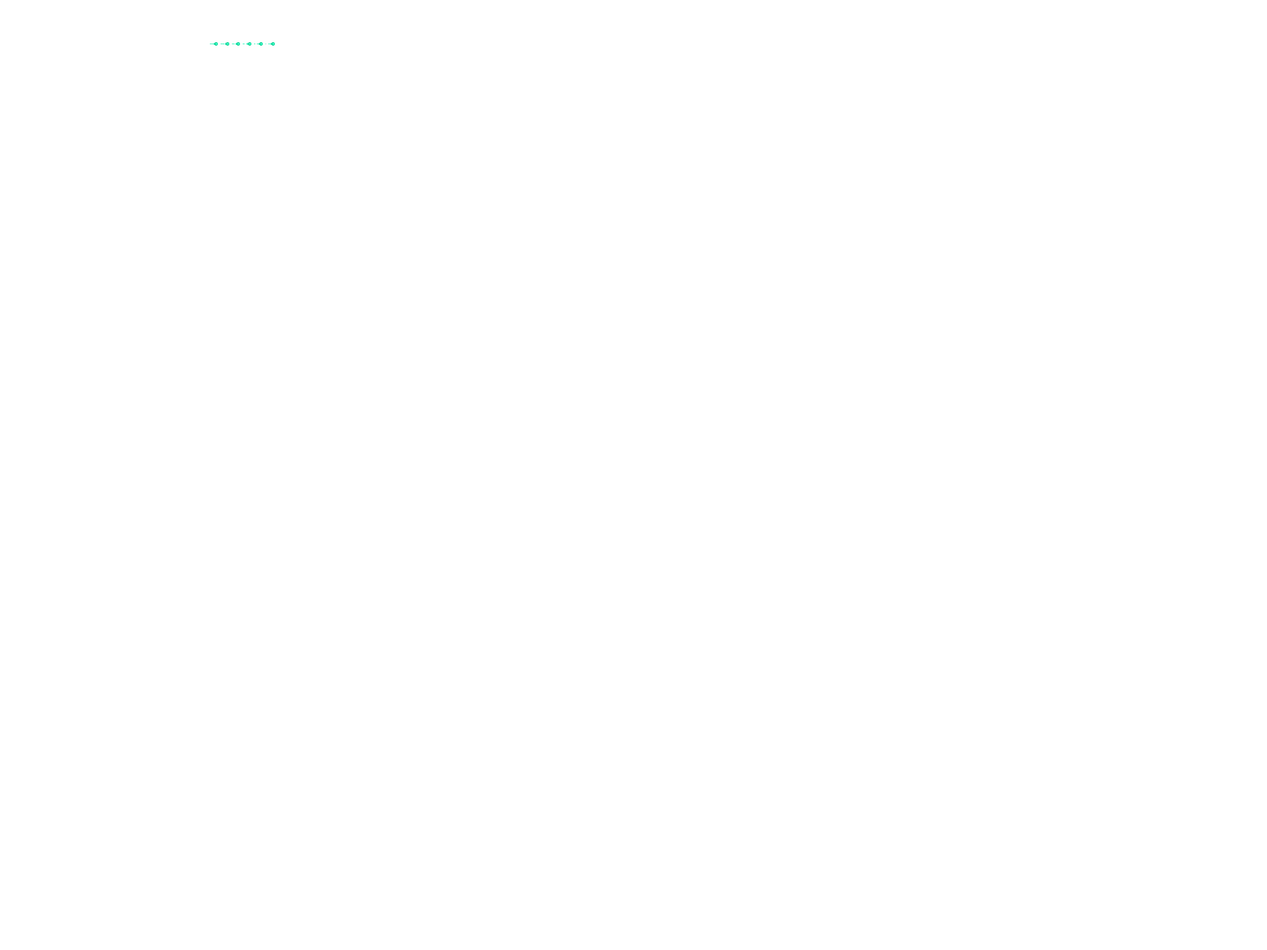
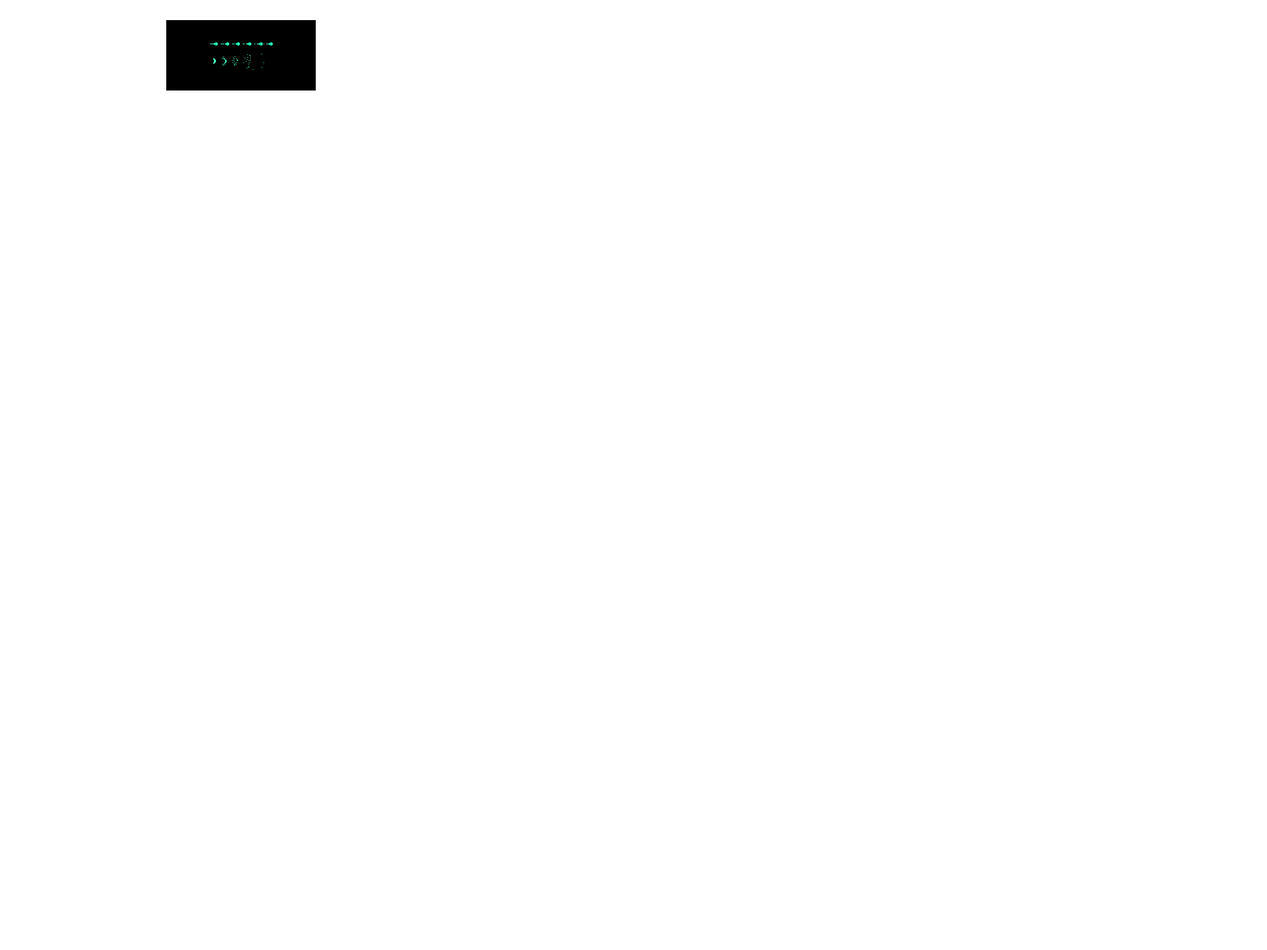
Two versions of the same layered image (1267×950). Layer-by-layer changes:
painted on "Capa 3" over [231, 42, 265, 68]
moved "Capa 1" above "Capa 2", painted on it over [209, 42, 254, 70]
painted on "Capa 2" over [213, 42, 238, 66]
renamed "Capa 4 copia 2" to "Capa 5 copia", moved it above "Rectángulo 1", painted on it over [209, 42, 275, 46]
removed layer "Capa 4 copia" over [254, 42, 263, 46]
removed layer "Capa 4" over [242, 42, 252, 46]
showed "Rectángulo 1" over [166, 20, 316, 91]
